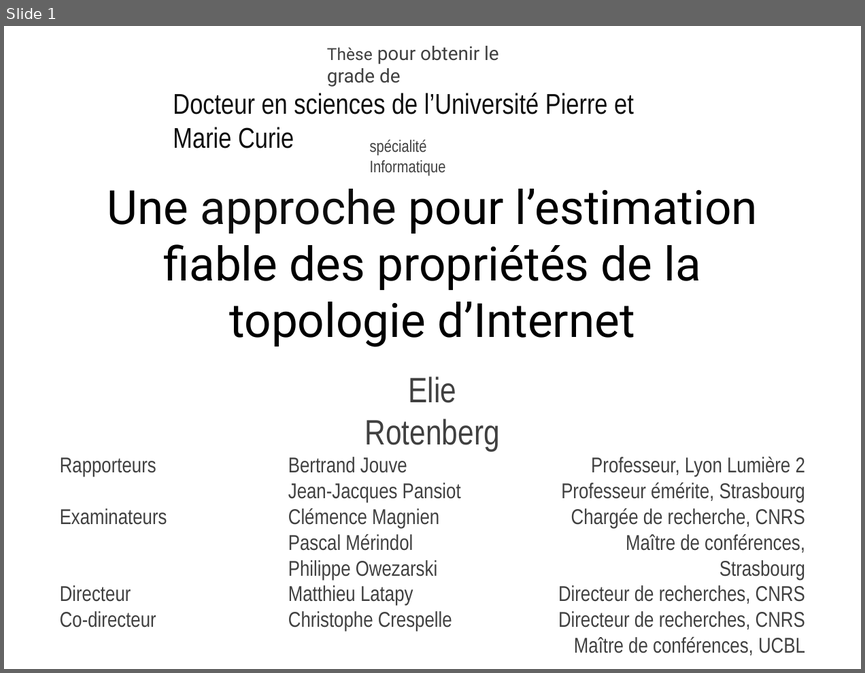
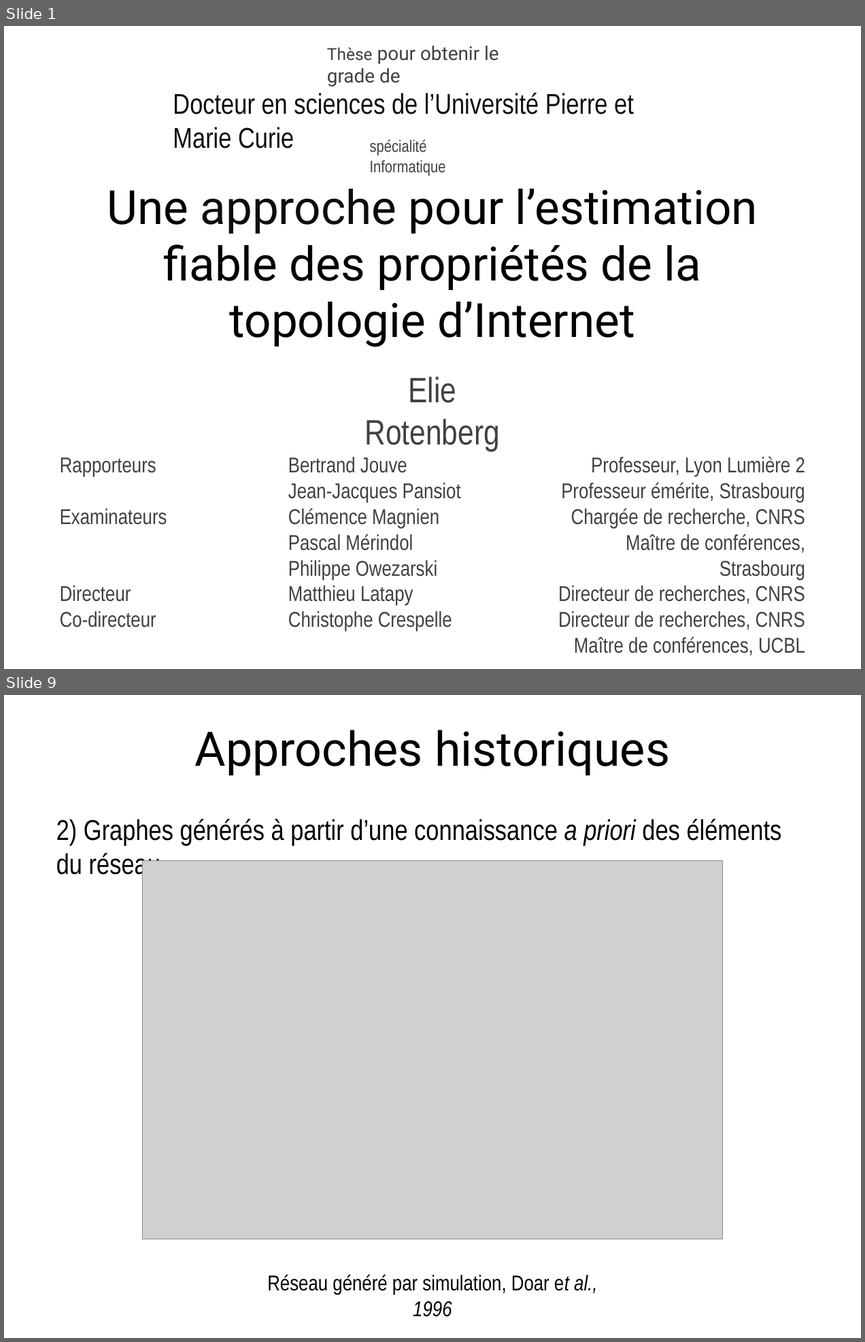
Before and after one commit to elierotenberg/my-thesis, a slide deck: slides.pptx. Shown one above the other, each under a label of ours: slide 1 before the commit, slides 1 and 9 after it; the slides between them are not shown. The pictures are 865x673 and 865x1342 pixels, drawn with LibreOffice and Linux fonts; fonts in the diff are those of the drawing; grey boxes stand for pictures. Boxes give left, top, right and bottom in pixels: in the first picture for what was removed or moved away, otherwise in the second. Text is boxed around its words. In the diff, an @@ line names an element or a change of style, - is before the commit and + after.

```diff
--- a/slides.pptx
+++ b/slides.pptx
@@ slide 9 added at [4,695,861,1338], background #FFFFFF @@
@@ title added at [195,730,670,776], 40 pt, text #000000 @@
+Approches historiques
@@ text added at [56,819,782,880], 24 pt, text #000000 @@
+2) Graphes générés à partir d’une connaissance a priori des éléments du réseau
@@ picture added at [143,861,723,1239] @@
@@ text added at [267,1274,597,1317], 18 pt, text #000000 @@
+Réseau généré par simulation, Doar et al., 1996
```
Also in this commit, not shown: 10 other slides added.
